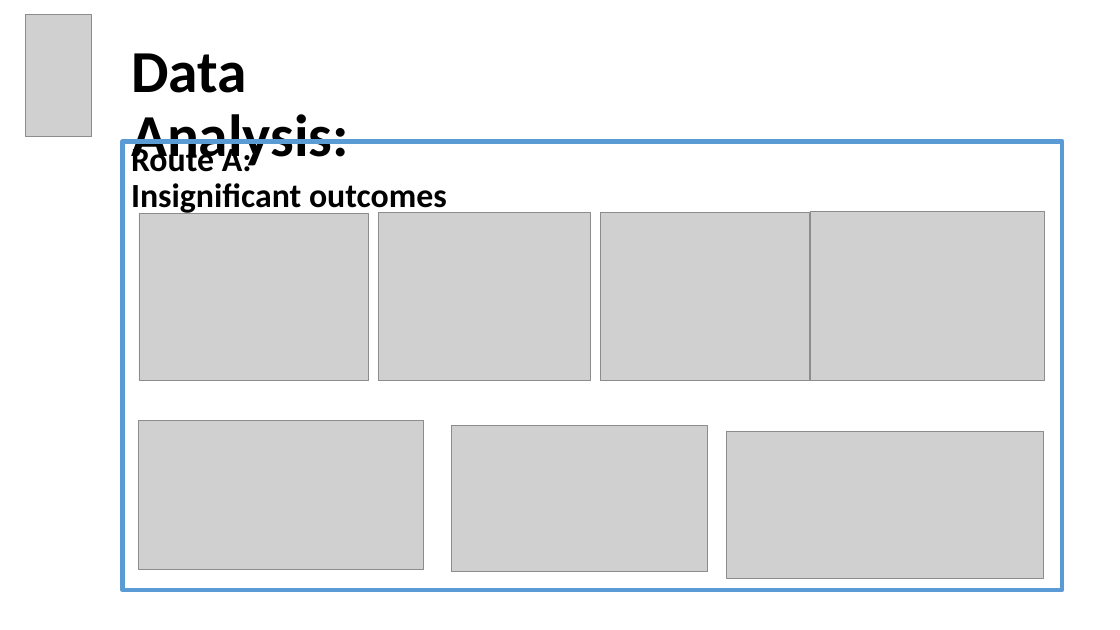
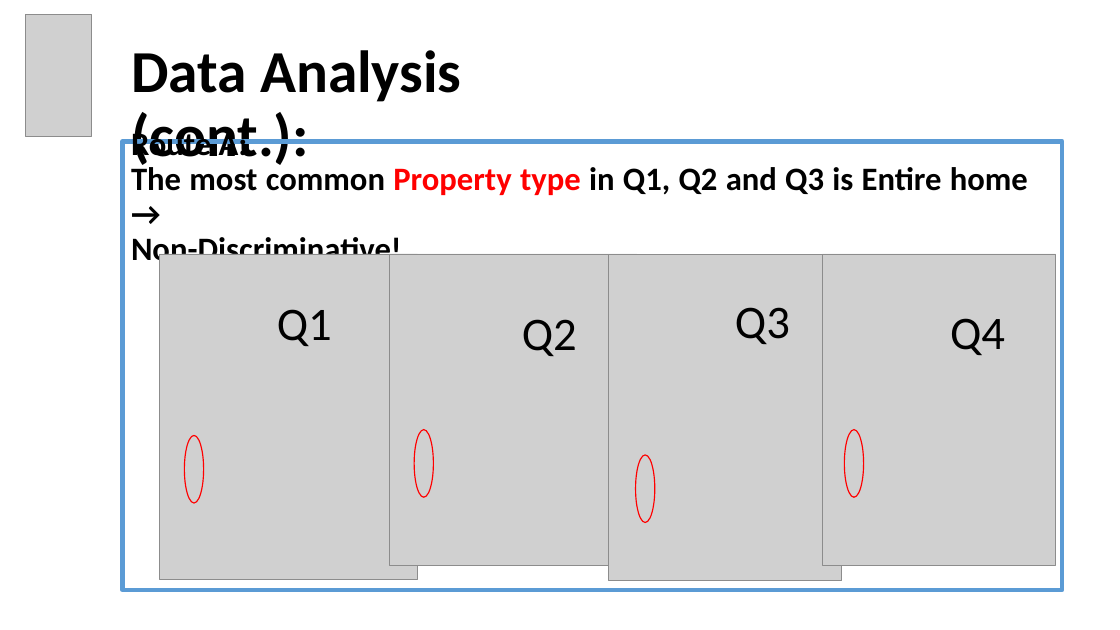
Before and after one commit to OdedMark/DataAnalystCourseFinalProject, a slide deck: slide 8 of Final Project Data Analyst Program Hebrew University of Jerusalem.pptx. Drawn at 1120x630 pixels with LibreOffice and Linux fonts; fonts in the diff are those of the drawing; grey boxes stand for pictures. Boxes give left, top, right and bottom in pixels: in the first picture for what was removed or moved away, otherwise in the second. Text is boxed around its words. In the diff, an @@ line names an element or a change of style, - is before the commit and + after.

```diff
--- a/Final Project Data Analyst Program Hebrew University of Jerusalem.pptx
+++ b/Final Project Data Analyst Program Hebrew University of Jerusalem.pptx
@@ title at (x1=131, y1=50, x2=462, y2=171): text changed @@
-Data Analysis:
+Data Analysis (cont.):
@@ text "Route A:" moved from (x1=131, y1=143, x2=447, y2=215) to (x1=131, y1=128, x2=1028, y2=269) @@
@@ text at (x1=131, y1=128, x2=248, y2=163): size 29 to 28 pt in "Route A:"; alignment left to justified @@
@@ text at (x1=131, y1=163, x2=1028, y2=269): text changed; size 29 to 28 pt @@
-Insignificant outcomes
+The most common Property type in Q1, Q2 and Q3 is Entire home →
+Non-Discriminative!
@@ picture removed at (x1=139, y1=213, x2=368, y2=380) @@
@@ picture removed at (x1=379, y1=213, x2=591, y2=381) @@
@@ picture removed at (x1=601, y1=213, x2=809, y2=381) @@
@@ picture removed at (x1=811, y1=212, x2=1045, y2=381) @@
@@ picture added at (x1=160, y1=254, x2=418, y2=580) @@
@@ picture added at (x1=390, y1=254, x2=637, y2=565) @@
@@ picture added at (x1=609, y1=255, x2=842, y2=581) @@
@@ picture added at (x1=823, y1=254, x2=1055, y2=565) @@
@@ text added at (x1=277, y1=309, x2=332, y2=346), 40 pt, text #000000 @@
+Q1
@@ text added at (x1=522, y1=319, x2=577, y2=356), 40 pt, text #000000 @@
+Q2
@@ text added at (x1=735, y1=307, x2=790, y2=344), 40 pt, text #000000 @@
+Q3
@@ text added at (x1=950, y1=318, x2=1005, y2=355), 40 pt, text #000000 @@
+Q4
@@ picture removed at (x1=139, y1=421, x2=423, y2=571) @@
@@ ellipse added at (x1=185, y1=435, x2=204, y2=502), outline #FF0000 1 pt @@
@@ ellipse added at (x1=414, y1=429, x2=434, y2=497), outline #FF0000 1 pt @@
@@ picture removed at (x1=452, y1=425, x2=707, y2=571) @@
@@ picture removed at (x1=727, y1=432, x2=1044, y2=578) @@
@@ ellipse added at (x1=844, y1=429, x2=864, y2=497), outline #FF0000 1 pt @@
@@ ellipse added at (x1=636, y1=455, x2=655, y2=523), outline #FF0000 1 pt @@
```
Also in this commit, not shown: 11 other slides changed, 3 slides added.
